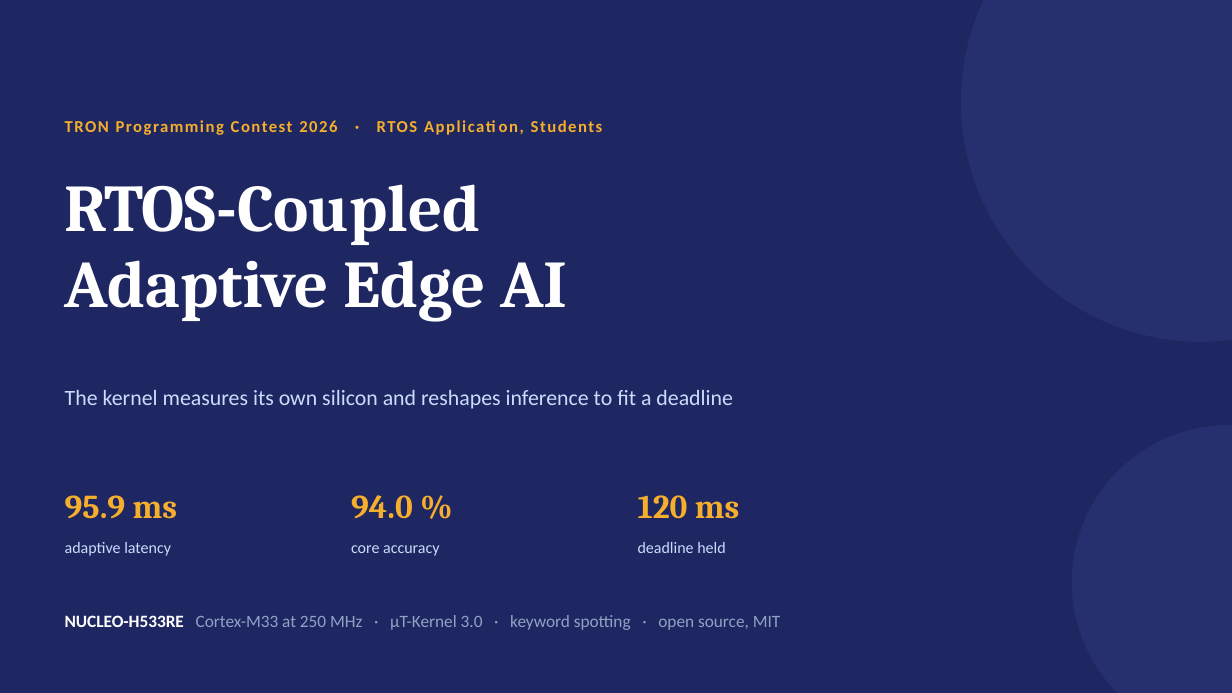
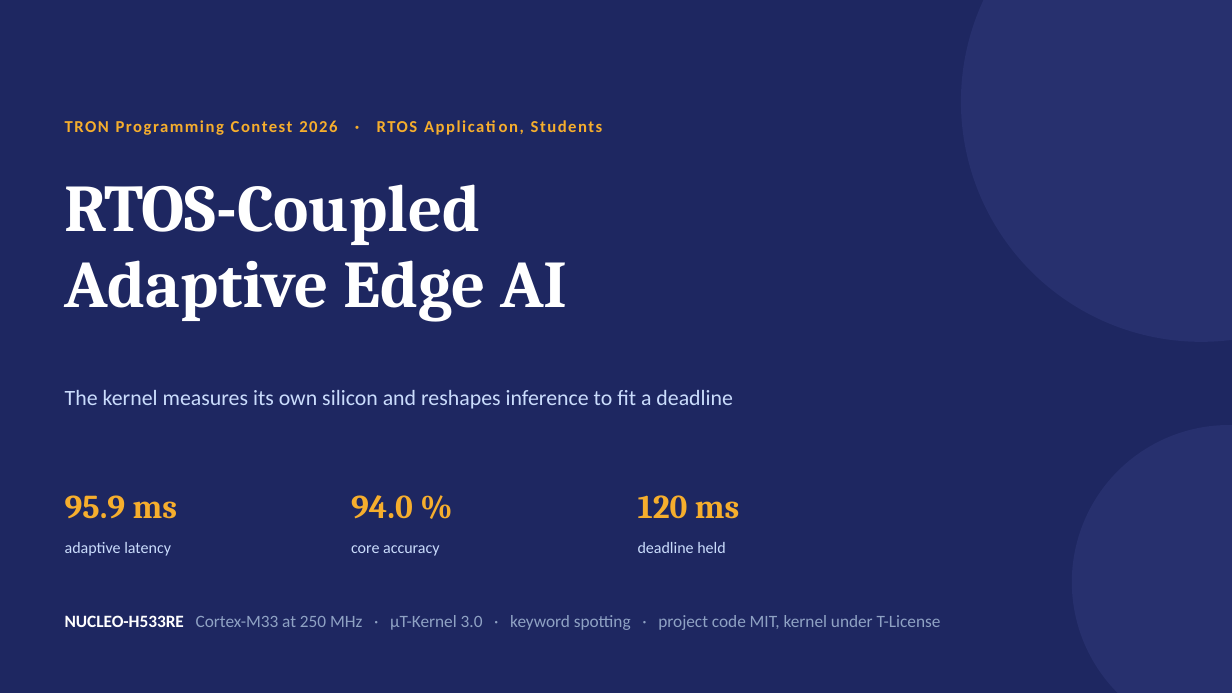
Before and after one commit to kushal-script/utkernel-rtos-adaptive-edge-ai, a slide deck: slide 1 of docs/TRON2026_intro_slides.pptx. Drawn at 1232x693 pixels with LibreOffice and Linux fonts; fonts in the diff are those of the drawing. Boxes give left, top, right and bottom in pixels: in the first picture for what was removed or moved away, otherwise in the second. Text is boxed around its words. In the diff, an @@ line names an element or a change of style, - is before the commit and + after.

```diff
--- a/docs/TRON2026_intro_slides.pptx
+++ b/docs/TRON2026_intro_slides.pptx
@@ text at (65, 615, 941, 630): text changed @@
-NUCLEO-H533RE Cortex-M33 at 250 MHz · µT-Kernel 3.0 · keyword spotting · open source, MIT
+NUCLEO-H533RE Cortex-M33 at 250 MHz · µT-Kernel 3.0 · keyword spotting · project code MIT, kernel under T-License
```
Also in this commit, not shown: 2 other slides changed, 9 other files.
